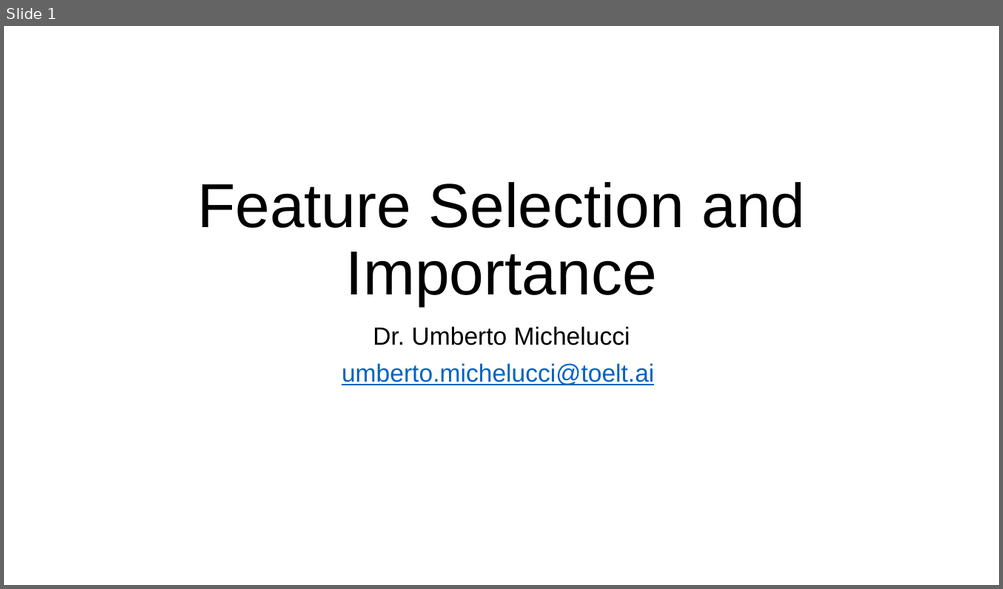
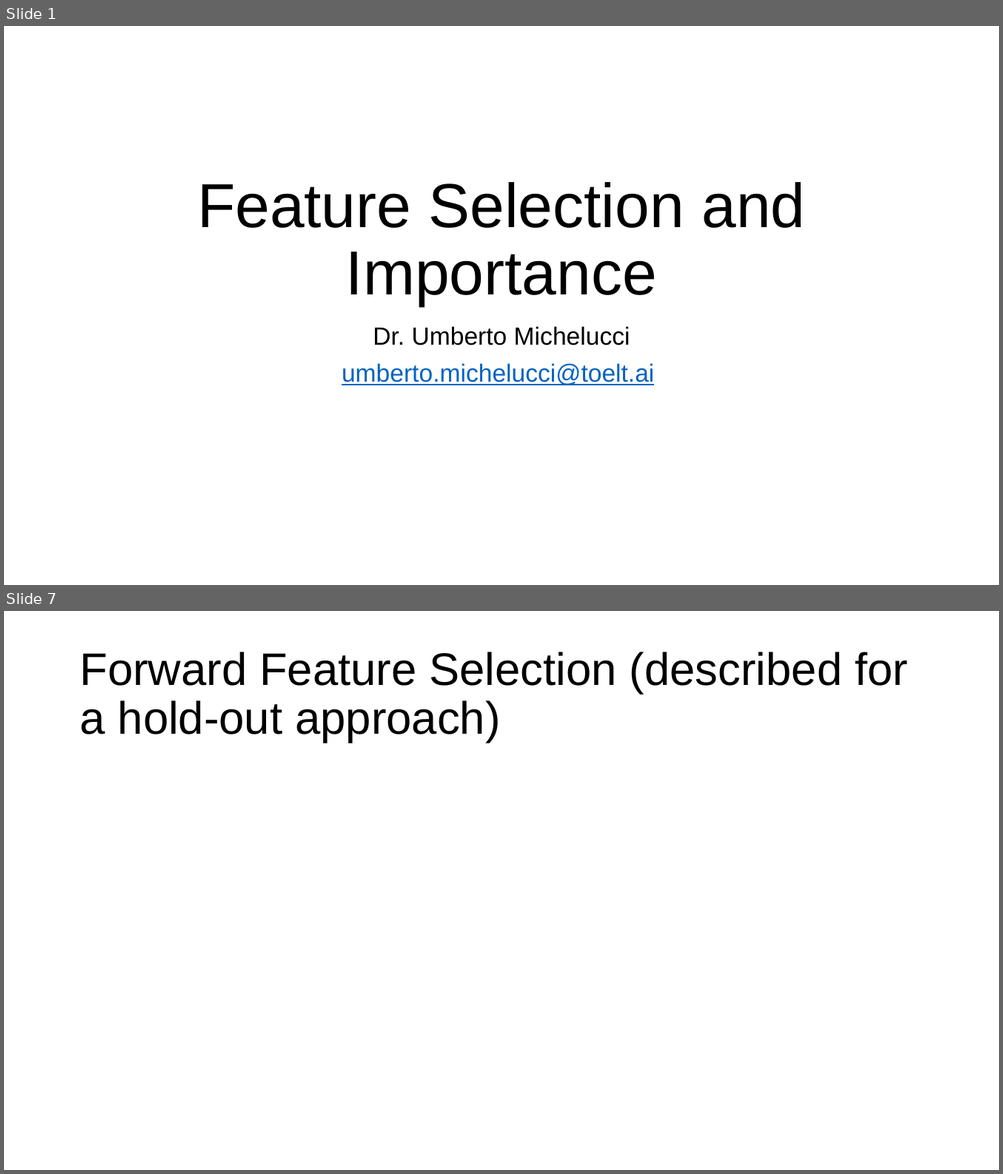
Before and after one commit to toelt-llc/MACHINE-LEARNING-SCHOOL-INAF, a slide deck: DAY4/02 - FEATURE SELECTION/feature_selection_lecture.pptx. Shown one above the other, each under a label of ours: slide 1 before the commit, slides 1 and 7 after it; the slides between them are not shown. The pictures are 1003x589 and 1003x1174 pixels, drawn with LibreOffice and Linux fonts; fonts in the diff are those of the drawing; grey boxes stand for pictures. Boxes give left, top, right and bottom in pixels: in the first picture for what was removed or moved away, otherwise in the second. Text is boxed around its words. In the diff, an @@ line names an element or a change of style, - is before the commit and + after.

```diff
--- a/DAY4/02 - FEATURE SELECTION/feature_selection_lecture.pptx
+++ b/DAY4/02 - FEATURE SELECTION/feature_selection_lecture.pptx
@@ slide 7 added at (4, 611, 999, 1170), background #FFFFFF @@
@@ title added at (79, 652, 908, 743), 44 pt, text #000000 @@
+Forward Feature Selection (described for a hold-out approach)
```
Also in this commit, not shown: 9 other slides added, 23 other files.
